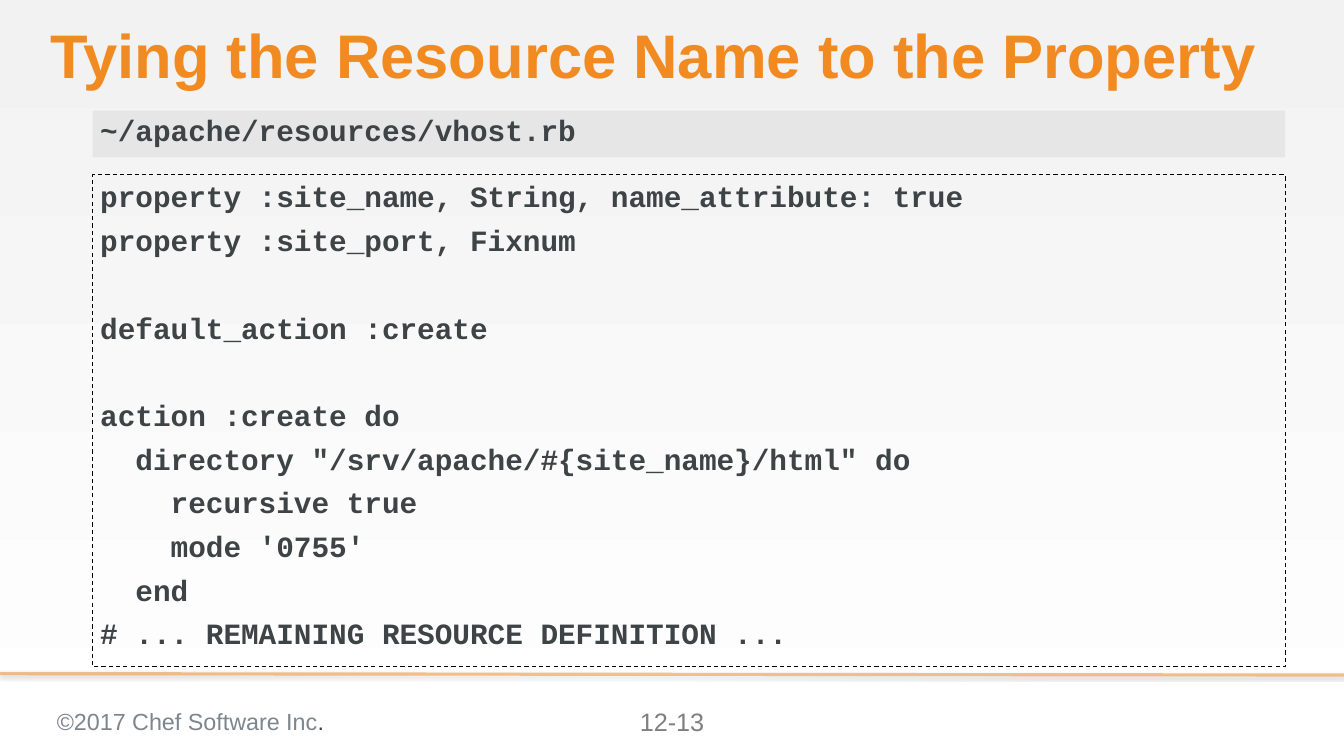
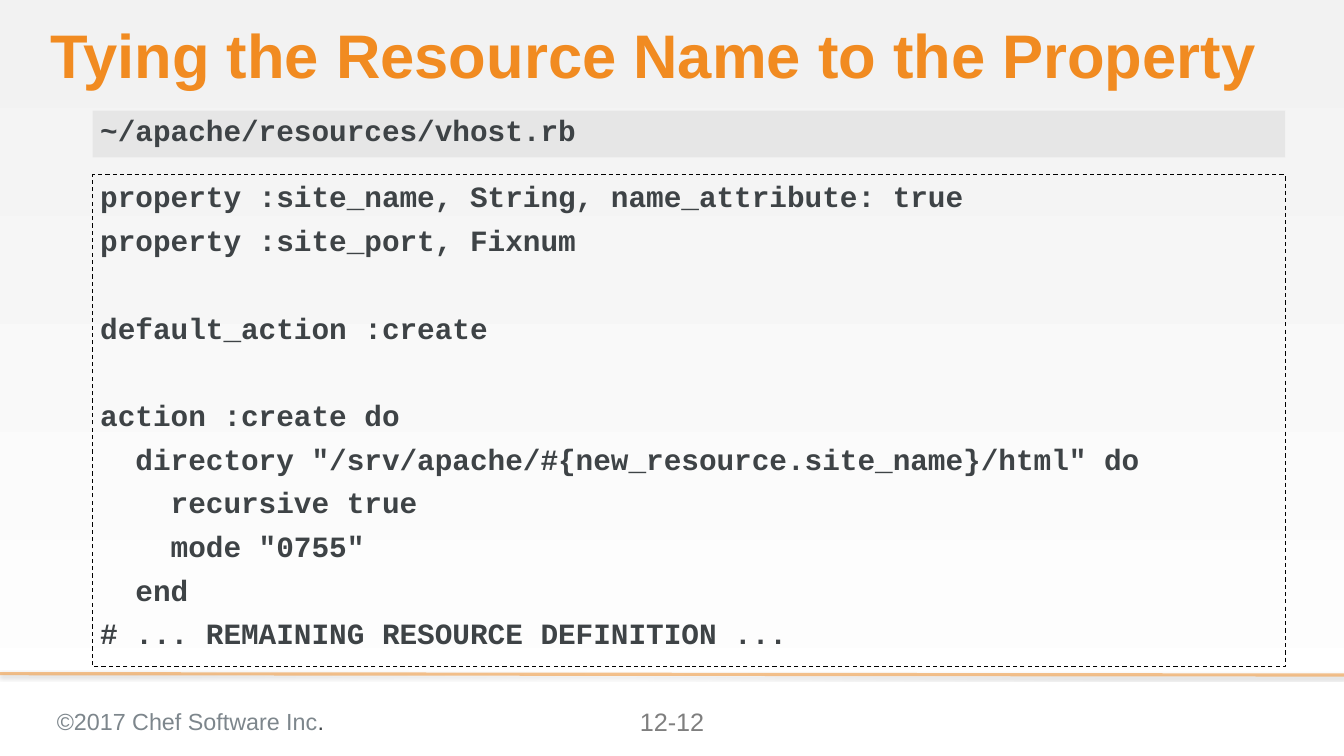
Before and after one commit to ericheiser/chef-intermediate, a slide deck: slide 12 of 12-refining_a_custom_resource.pptx (slide 13 before the commit). Drawn at 1344x756 pixels with LibreOffice and Linux fonts; fonts in the diff are those of the drawing; background and template pictures are left out. Boxes give left, top, right and bottom in pixels: in the first picture for what was removed or moved away, otherwise in the second. Text is boxed around its words. In the diff, an @@ line names an element or a change of style, - is before the commit and + after.

Commit message:
changed site_name to new_resource.site_name in CR, changed screen shots

```diff
--- a/12-refining_a_custom_resource.pptx
+++ b/12-refining_a_custom_resource.pptx
@@ text at (135, 449, 1139, 476): text changed @@
-directory "/srv/apache/#{site_name}/html" do
+directory "/srv/apache/#{new_resource.site_name}/html" do
@@ text at (171, 536, 365, 558): text changed @@
-mode '0755'
+mode "0755"
@@ page number at (640, 713, 704, 731): text changed @@
-12-13
+12-12
```
Also in this commit, not shown: 7 other slides changed, 1 slide removed.
